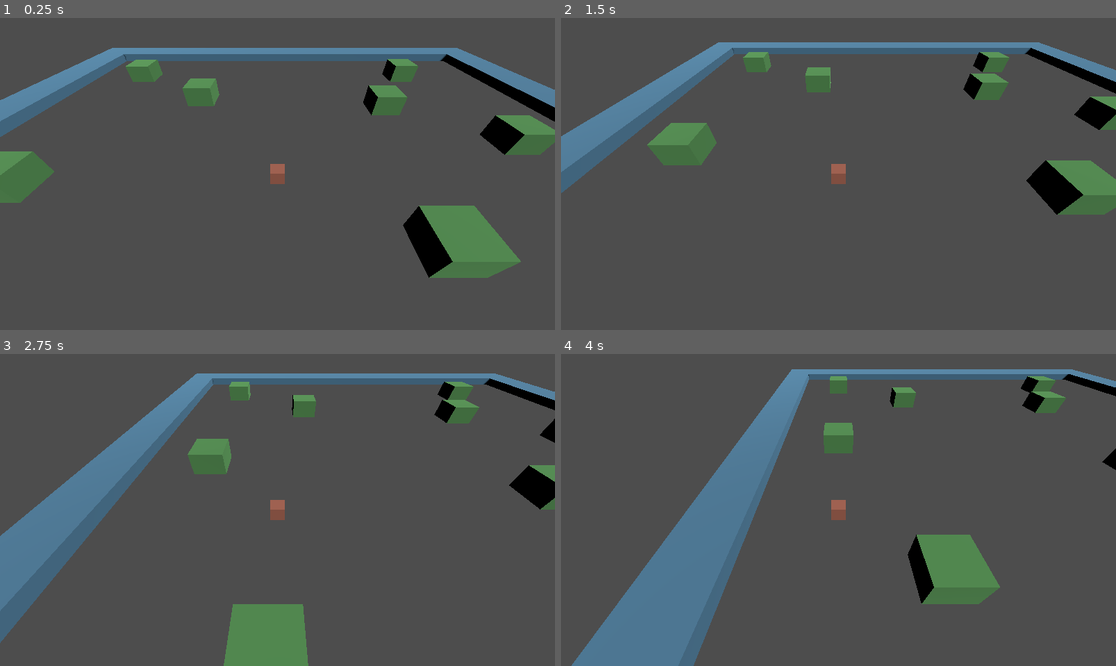
Above: before the commit, frames 1-4 (two rows, left to right).
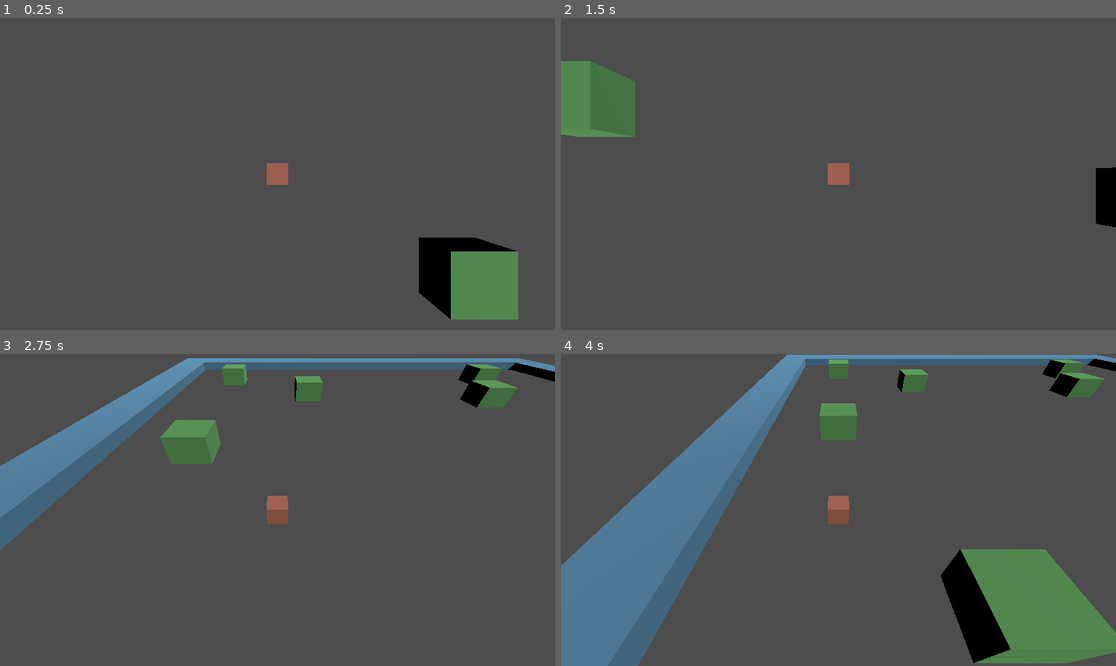
Above: after the commit, the same moments.

Repository: YeeClaw/gravitygame
Game: Godot game, scene res://main.tscn
Two runs of this game, one before a commit and one after it. Both use one fixed random seed, a clock stepped at 60 frames per second and the inputs below.
Inputs:
- Up to frame 1 (0.25 s): no input
- Up to frame 2 (1.5 s): hold D (actor_right) 0.53-1.28 s; tap Space (actor_release) at 0.6 s; tap T (toggle_perspective, bound only after the commit) at 0.8, 1.35 s; hold S (actor_down) from 1.28 s (still down)
- Up to frame 3 (2.75 s): tap Space (actor_release) at 1.55, 2.1 s; release S (actor_down) at 2.03 s; hold D (actor_right) from 2.03 s (still down); tap T (toggle_perspective, bound only after the commit) at 2.3 s
- Up to frame 4 (4 s): release D (actor_right) at 2.78 s; hold W (actor_up) 2.78-3.53 s; tap T (toggle_perspective, bound only after the commit) at 2.85, 3.8 s; tap Space (actor_release) at 3.05, 3.6 s; hold A (actor_left) from 3.53 s (still down)

The runs differ from the first frame. In frame 1, 15% of the frame differs, in the area x 0-100%, y 9-97%; in frame 2, 15%; in frame 3, 25%; in frame 4, 31%, in the area x 0-100%, y 0-100%.

Commit message:
Add perspective and better grabbing

Diff:
--- a/State.gd
+++ b/State.gd
@@ -1,7 +1,7 @@
 extends Node
 class_name State # State names should always be in present tense
 
-signal Transitioned
+signal Transitioned # Is it possible to make an abstract warning? lol
 
 func Enter():
 	pass
@@ -18,6 +18,12 @@
 func Physics_Update(_delta: float):
 	pass
 
+
+func check_new_state() -> void:
+	Transitioned.emit()
+	push_error("Implement method `check_new_state()`")
+
+
 static func switch_parent(child: Node2D, new_parent: Node2D) -> void:
 	"""
 	child: The node needing to be moved
--- a/character.gd
+++ b/character.gd
@@ -12,5 +12,14 @@
 	print(velocity)
 
 
-func _physics_process(delta: float) -> void:
+func _physics_process(_delta: float) -> void:
 	collision = move_and_slide()
+
+
+func _process(_delta: float) -> void:
+	if Input.is_action_just_pressed("toggle_perspective"):
+		var current_camera: Camera3D = get_viewport().get_camera_3d()
+		if current_camera == $TopCamera:
+			$IsoCamera.make_current()
+		else:
+			$TopCamera.make_current()
--- a/character.tscn
+++ b/character.tscn
@@ -32,5 +32,8 @@
 [node name="GrabbingWall" type="Node" parent="StateMachine"]
 script = ExtResource("4_6g4pv")
 
-[connection signal="Transitioned" from="StateMachine/Floating" to="StateMachine" method="on_child_transition"]
-[connection signal="Transitioned" from="StateMachine/GrabbingWall" to="StateMachine" method="on_child_transition"]
+[node name="TopCamera" type="Camera3D" parent="."]
+transform = Transform3D(1, 0, 0, 0, -4.37114e-08, 1, 0, -1, -4.37114e-08, 0, 10, 0)
+
+[node name="IsoCamera" type="Camera3D" parent="."]
+transform = Transform3D(1, 0, 0, 0, 0.707107, 0.707107, 0, -0.707107, 0.707107, 0, 7.1, 7.1)
--- a/floating.gd
+++ b/floating.gd
@@ -39,7 +39,6 @@
 		character.velocity += z_thrust
 
 
-
 func check_new_state():
-	if character.collision:
+	if character.collision and Input.is_action_just_pressed("actor_release"):
 		Transitioned.emit(self, "GrabbingWall")
--- a/main.tscn
+++ b/main.tscn
@@ -24,9 +24,6 @@
 
 [node name="Character" parent="." instance=ExtResource("1_irrt6")]
 transform = Transform3D(1, 0, 0, 0, 1, 0, 0, 0, 1, 0, 1, 0)
-
-[node name="Camera3D" type="Camera3D" parent="Character"]
-transform = Transform3D(1, 0, 0, 0, 0.707107, 0.707107, 0, -0.707107, 0.707107, 0, 10, 10)
 
 [node name="StaticObstacle" parent="." instance=ExtResource("3_qteww")]
 transform = Transform3D(1, 0, 0, 0, 1, 0, 0, 0, 1, 7.91426, 1, 5.68151)
--- a/project.godot
+++ b/project.godot
@@ -51,3 +51,8 @@
 "events": [Object(InputEventKey,"resource_local_to_scene":false,"resource_name":"","device":-1,"window_id":0,"alt_press …(191 unchanged characters)…
 ]
 }
+toggle_perspective={
+"deadzone": 0.5,
+"events": [Object(InputEventKey,"resource_local_to_scene":false,"resource_name":"","device":-1,"window_id":0,"alt_pressed":false,"shift_pressed":false,"ctrl_pressed":false,"meta_pressed":false,"pressed":false,"keycode":0,"physical_keycode":84,"key_label":0,"unicode":116,"location":0,"echo":false,"script":null)
+]
+}
